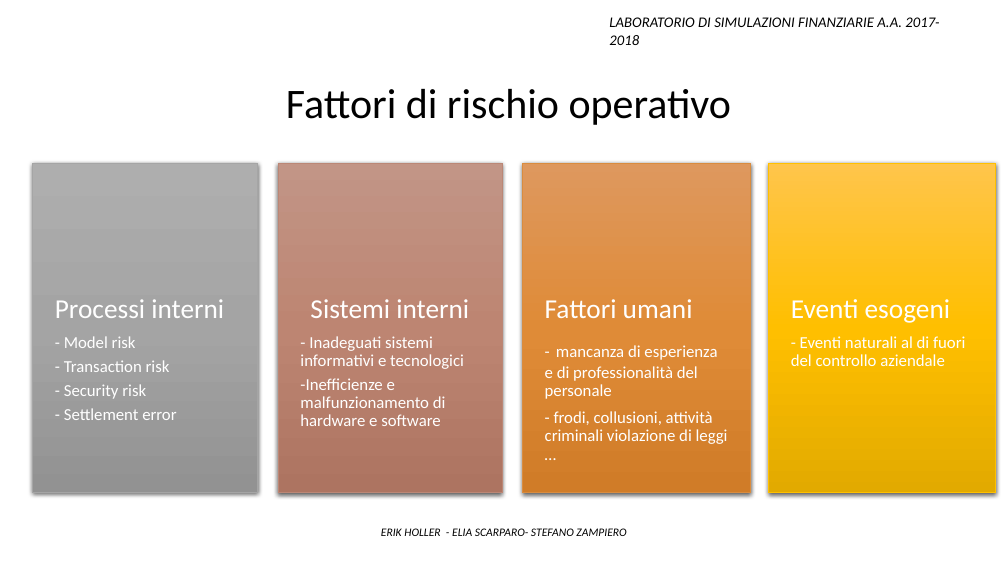
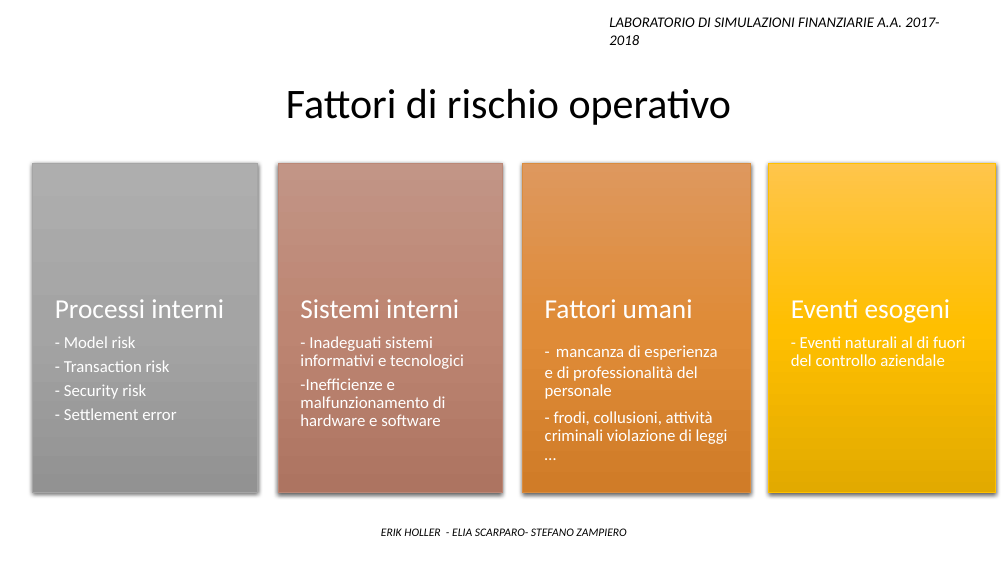
Before and after one commit to Stegirsanov/Laboratorio-di-simulazioni-finanziarie-project, a slide deck: slide 5 of Presentazione_finale.pptx. Drawn at 1008x567 pixels with LibreOffice and Linux fonts; fonts in the diff are those of the drawing. Boxes give left, top, right and bottom in pixels: in the first picture for what was removed or moved away, otherwise in the second. Text is boxed around its words. In the diff, an @@ line names an element or a change of style, - is before the commit and + after.

```diff
--- a/Presentazione_finale.pptx
+++ b/Presentazione_finale.pptx
@@ text at (300,299,459,318): alignment centre to left @@
```
Also in this commit, not shown: 15 other slides changed, 6 slides added, 2 slides removed, 3 other files.
